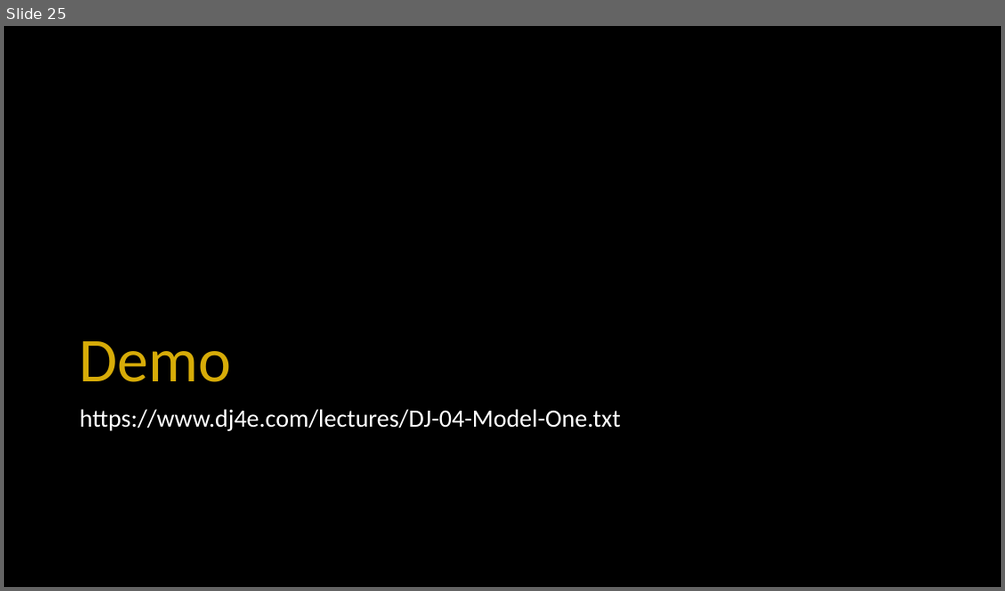
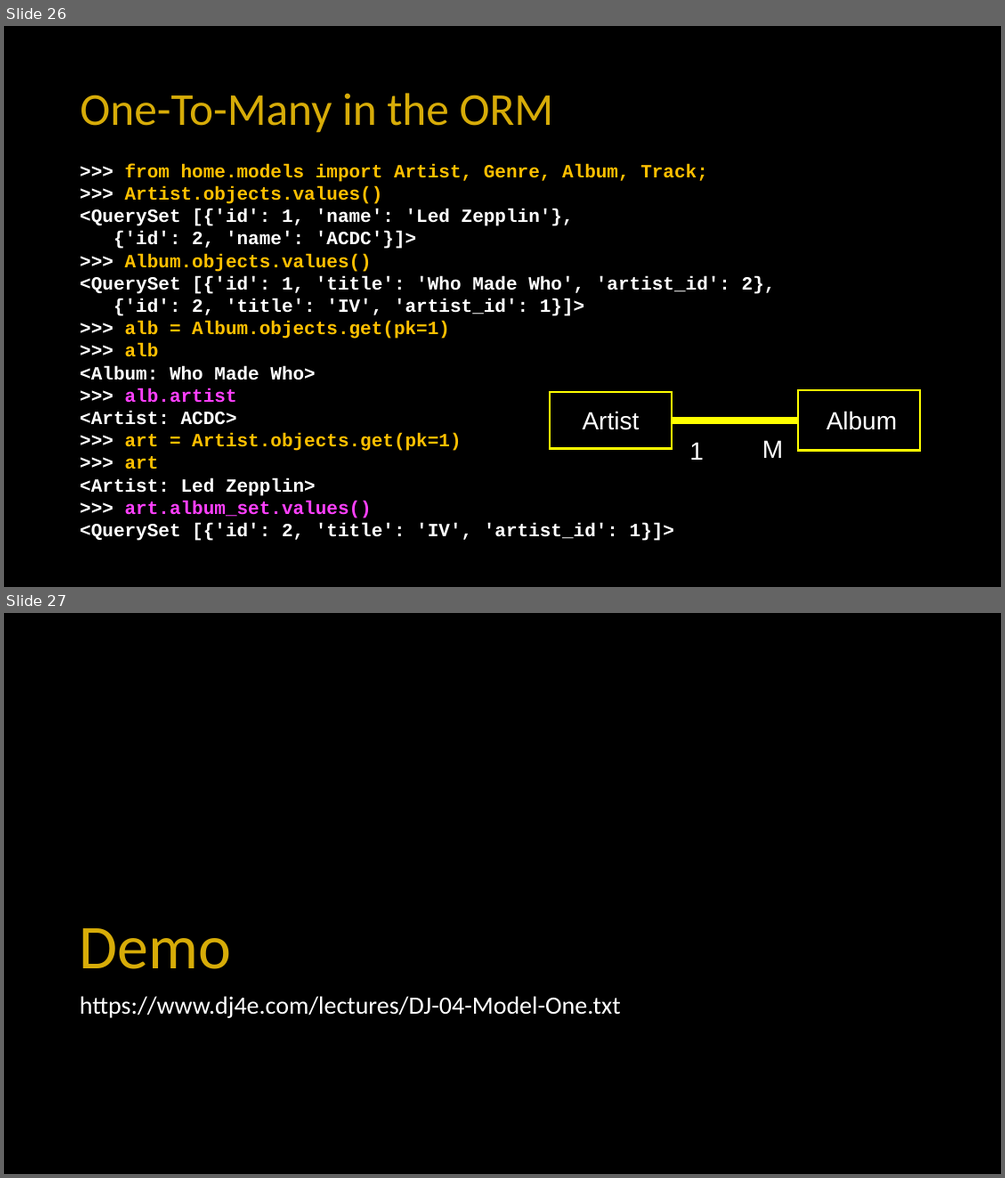
Before and after one commit to csev/dj4e, a slide deck: lectures/DJ-04-Model-One.pptx. Shown one above the other, each under a label of ours: slide 25 before the commit, slides 26 and 27 after it. The pictures are 1005x591 and 1005x1178 pixels, drawn with LibreOffice and Linux fonts; fonts in the diff are those of the drawing; background and template pictures are left out. Boxes give left, top, right and bottom in pixels: in the first picture for what was removed or moved away, otherwise in the second. Text is boxed around its words. In the diff, an @@ line names an element or a change of style, - is before the commit and + after.

```diff
--- a/lectures/DJ-04-Model-One.pptx
+++ b/lectures/DJ-04-Model-One.pptx
@@ slide 26 added at box(4, 26, 1001, 587), background #000000 @@
@@ title added at box(80, 93, 554, 133), 44 pt, text #D7AC08 @@
+One-To-Many in the ORM
@@ text added at box(80, 164, 776, 540), 18 pt, text #FFFFFF, bold @@
+>>> from home.models import Artist, Genre, Album, Track;
+>>> Artist.objects.values()
+<QuerySet [{'id': 1, 'name': 'Led Zepplin'},
+{'id': 2, 'name': 'ACDC'}]>
+>>> Album.objects.values()
+<QuerySet [{'id': 1, 'title': 'Who Made Who', 'artist_id': 2},
+{'id': 2, 'title': 'IV', 'artist_id': 1}]>
+>>> alb = Album.objects.get(pk=1)
+>>> alb
+<Album: Who Made Who>
+>>> alb.artist
+<Artist: ACDC>
+>>> art = Artist.objects.get(pk=1)
+>>> art
+<Artist: Led Zepplin>
+>>> art.album_set.values()
+<QuerySet [{'id': 2, 'title': 'IV', 'artist_id': 1}]>
@@ rectangle added at box(550, 392, 672, 449), outline #FFFF00 2 pt, 24 pt, text #FFFFFF @@
+Artist
@@ rectangle added at box(798, 390, 920, 450), outline #FFFF00 2 pt, 24 pt, text #FFFFFF @@
+Album
@@ line added from (672, 420) to (798, 420), #FFFF00 7 pt @@
@@ text added at box(689, 442, 704, 459), 24 pt, text #FFFFFF @@
+1
@@ text added at box(762, 440, 783, 458), 24 pt, text #FFFFFF @@
+M
@@ what was slide 25 is now slide 27 @@
```
Also in this commit, not shown: 1 other slide added, 2 other files.
